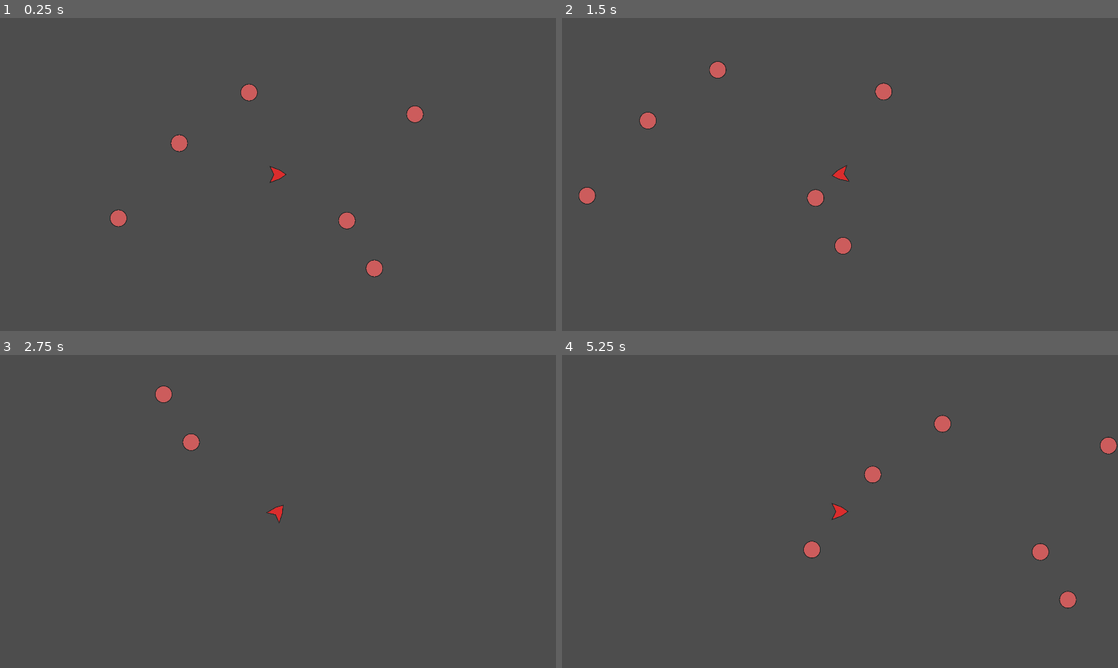
Above: before the commit, frames 1-4 (two rows, left to right).
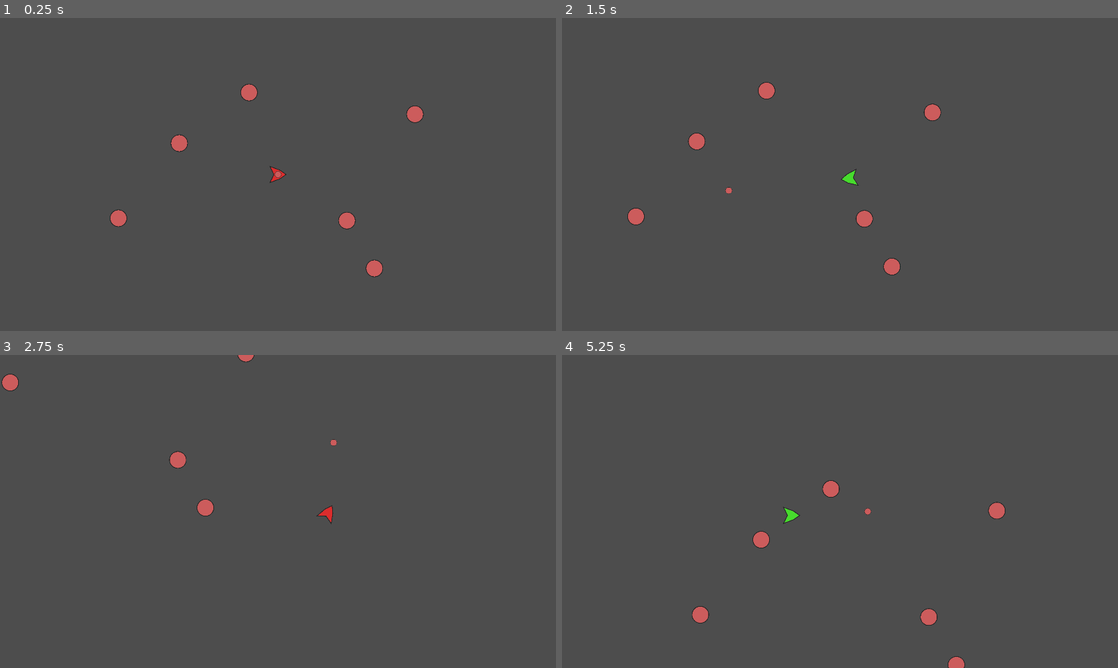
Above: after the commit, the same moments.

Repository: Tzeryushi/Blessed-Mode
Game: Godot game, scene res://Scenes/Main.tscn
The game is run twice, just before and just after one commit, with the same random seed, the same clock (stepped at 60 frames per second) and the same inputs.
Inputs (mouse positions are in pixels of both pictures, inside the frame that each line leads up to):
- Up to frame 1 (0.25 s): no input
- Up to frame 2 (1.5 s): tap Enter at 0.5 s; move the mouse to (962, 158) at 0.52 s; hold D (move_right) 0.53-1.28 s; hold Shift (shift_mode) 0.53-1.28 s; click (962, 158) at 0.8 s; move the mouse to (728, 190) at 1.27 s; hold S (move_down) from 1.28 s (still down); click (728, 190) at 1.35 s
- Up to frame 3 (2.75 s): tap Shift (shift_mode) at 1.55 s; move the mouse to (333, 442) at 2.02 s; release S (move_down) at 2.03 s; hold D (move_right) from 2.03 s (still down); hold Shift (shift_mode) from 2.03 s (still down); click (333, 442) at 2.3 s
- Up to frame 4 (5.25 s): move the mouse to (812, 574) at 2.77 s; release D (move_right) at 2.78 s; release Shift (shift_mode) at 2.78 s; hold W (move_up) 2.78-3.53 s; click (812, 574) at 2.85 s; tap Shift (shift_mode) at 3.05, 4.55 s; move the mouse to (1006, 558) at 3.52 s; hold Shift (shift_mode) 3.53-4.28 s; hold A (move_left) 3.53-5.03 s; click (1006, 558) at 3.8 s; move the mouse to (673, 464) at 4.27 s; click (673, 464) at 4.35 s; move the mouse to (867, 511) at 5.02 s; hold S (move_down) from 5.03 s (still down); hold Shift (shift_mode) from 5.03 s (still down)

The runs differ from the first frame. In frame 1, less than 0.1% of the frame differs, in the area x 49-51%, y 48-52%; in frame 2, 1.8%, in the area x 3-69%, y 13-83%; in frame 3, 0.9%; in frame 4, 1.8%.

Commit message:
Fleshed out swapping, fixed state bug

Diff:
--- a/Entities/Player/ModeManager.gd
+++ b/Entities/Player/ModeManager.gd
@@ -1,11 +1,44 @@
 class_name ModeManager
 extends Node
 
+#the first element of the swap array is the current mode.
+
 @export var swap_array : Array[ShipMode]
+@export var swap_timer : Timer
+@export var swap_cooldown : float = 0.07
+
+var can_swap : bool = true : set = set_mode_swap, get = can_mode_swap
+
+func _process(_delta) -> void:
+	pass
+	#if !can_swap:
+		#print(swap_timer.time_left)
+
+func init_modes(_player:Player) -> void:
+	for mode in swap_array:
+		mode.player = _player
 
 func get_ship_mode() -> ShipMode:
 	return swap_array.front()
 
 func swap_ship_mode() -> ShipMode:
+	if !can_swap:
+		return swap_array.front()
+	can_swap = false
+
+	swap_array.front().swap_out()
 	swap_array.push_back(swap_array.pop_front())
+	swap_array.front().swap_in()
 	return swap_array.front()
+
+func _on_swap_timer_timeout():
+	can_swap = true
+
+func can_mode_swap() -> bool:
+	return can_swap
+func set_mode_swap(value:bool) -> void:
+	swap_timer.stop()
+	can_swap = value
+	if !value:
+		swap_timer.wait_time = swap_cooldown
+		swap_timer.start()
--- a/Entities/Player/Player.gd
+++ b/Entities/Player/Player.gd
@@ -2,23 +2,22 @@
 extends Node2D
 
 #TODO:
-#Establish movement (states!)
-#Create modes and mode shifts
-#Create distinct mode behaviour
+#Create distinct mode behaviour - Shooting, movement, visual changes. Interactions with enemies later.
 #Flashy stuff and animations
 
 #states will govern movement systems and things like invincibility
 #the way these states are interpreted will be defined by the modes being passed to the player
 
-
+@export_category("Manager References")
 @export var state_manager : PlayerStateManager
 @export var mode_manager : ModeManager
 
-#deprecated, phase out
-@export var health : int = 1: get = get_health, set = set_health
-@export var acceleration : float = 30.0
-@export var decceleration : float = 10.0
-@export var max_movement_speed : float = 600.0
+@export_category("Camera Propeties")
+@export var player_camera : Camera2D
+@export_range(0.0, 1.0, 0.05) var cursor_ratio: float
+
+@export_category("Ship Properties")
+@export var health : int = 10: get = get_health, set = set_health
 
 #onreadies, pay attention to pathing
 @onready var sprite = $PlayerSprite
@@ -34,6 +33,7 @@
 func _ready() -> void:
 	current_ship_mode = mode_manager.get_ship_mode()
 	state_manager.init_state(self)
+	mode_manager.init_modes(self)
 
 func _unhandled_input(_event) -> void:
 	if _event is InputEventMouseMotion:
@@ -48,12 +48,12 @@
 
 func _physics_process(_delta) -> void:
 	state_manager.process_physics(_delta)
-	current_ship_mode.process_physics(_delta, self)
+	current_ship_mode.process_physics(_delta)
 
 func idle(_delta:float) -> void:
-	current_ship_mode.idle(_delta, self)
+	current_ship_mode.idle(_delta)
 func move(_direction:Vector2, _delta:float) -> void:
-	current_ship_mode.move(_direction, _delta, self)
+	current_ship_mode.move(_direction, _delta)
 func shoot(_direction:Vector2) -> void:
 	#toggles on shooting status if not already on. Ship modes decide behaviour.
 	if !is_shooting:
@@ -61,6 +61,7 @@
 func special_action(_direction:Vector2, _mouse_location:Vector2) -> void:
 	pass
 func shift_mode() -> void:
+	#print("shift hit")
 	current_ship_mode = mode_manager.swap_ship_mode()
 
 func get_health() -> int:
--- a/Entities/Player/Player.tscn
+++ b/Entities/Player/Player.tscn
@@ -1,33 +1,27 @@
-[gd_scene load_steps=12 format=3 uid="uid://ds7bcbfgwevuw"]
+[gd_scene load_steps=15 format=3 uid="uid://ds7bcbfgwevuw"]
 
 [ext_resource type="Script" path="res://Entities/Player/Player.gd" id="1_xoc56"]
 [ext_resource type="Script" path="res://Entities/Player/States/PlayerStateManager.gd" id="2_6hjy0"]
-[ext_resource type="Texture2D" uid="uid://dar6qfufss5my" path="res://Entities/Player/PlayerSprites/RedProto.svg" id="2_gaso7"]
+[ext_resource type="SpriteFrames" uid="uid://bam4o0be7jx0h" path="res://Entities/Player/PlayerSprites/RedSpriteFrames.tres" id="2_x5h3b"]
 [ext_resource type="Script" path="res://Entities/Player/States/IdleState.gd" id="3_itbs4"]
 [ext_resource type="Script" path="res://Entities/Player/ShipModes/RedMode.gd" id="4_5e48n"]
 [ext_resource type="Script" path="res://Entities/Player/States/MoveState.gd" id="4_rbr0h"]
 [ext_resource type="Script" path="res://Entities/Player/ModeManager.gd" id="6_absnu"]
 [ext_resource type="Script" path="res://Entities/Player/BlueMode.gd" id="7_qbroj"]
 [ext_resource type="Script" path="res://Entities/Player/GreenMode.gd" id="8_3rm7t"]
+[ext_resource type="SpriteFrames" uid="uid://blxt3ycyrxym1" path="res://Entities/Player/PlayerSprites/GreenSpriteFrames.tres" id="9_2ghl3"]
+[ext_resource type="SpriteFrames" uid="uid://d01oxu78mo703" path="res://Entities/Player/PlayerSprites/BlueSpriteFrames.tres" id="11_47w8v"]
+[ext_resource type="Script" path="res://Entities/Player/Reticle.gd" id="12_rg2be"]
+[ext_resource type="Texture2D" uid="uid://gwe475foxqna" path="res://Entities/Flock/FlockSprites/PlaceHolderEnemy.svg" id="13_unq7x"]
 
 [sub_resource type="CircleShape2D" id="CircleShape2D_ftxv2"]
 radius = 15.0333
 
-[sub_resource type="SpriteFrames" id="SpriteFrames_qx6ur"]
-animations = [{
-"frames": [{
-"duration": 1.0,
-"texture": ExtResource("2_gaso7")
-}],
-"loop": true,
-"name": &"default",
-"speed": 5.0
-}]
-
-[node name="Player" type="CharacterBody2D" node_paths=PackedStringArray("state_manager", "mode_manager")]
+[node name="Player" type="CharacterBody2D" node_paths=PackedStringArray("state_manager", "mode_manager", "player_camera") groups=["player"]]
 script = ExtResource("1_xoc56")
 state_manager = NodePath("StateManager")
 mode_manager = NodePath("ModeManager")
+player_camera = NodePath("PlayerCamera")
 
 [node name="CollisionShape2D" type="CollisionShape2D" parent="."]
 shape = SubResource("CircleShape2D_ftxv2")
@@ -35,7 +29,7 @@
 [node name="PlayerSprite" type="AnimatedSprite2D" parent="."]
 rotation = 1.57079
 scale = Vector2(0.0929535, 0.0929535)
-sprite_frames = SubResource("SpriteFrames_qx6ur")
+sprite_frames = ExtResource("2_x5h3b")
 
 [node name="StateManager" type="Node" parent="." node_paths=PackedStringArray("first_state")]
 script = ExtResource("2_6hjy0")
@@ -49,23 +43,45 @@
 script = ExtResource("4_rbr0h")
 idle_state = NodePath("../IdleState")
 
-[node name="ModeManager" type="Node" parent="." node_paths=PackedStringArray("swap_array")]
+[node name="ModeManager" type="Node" parent="." node_paths=PackedStringArray("swap_array", "swap_timer")]
 script = ExtResource("6_absnu")
 swap_array = [NodePath("Red"), NodePath("Green"), NodePath("Blue")]
+swap_timer = NodePath("SwapTimer")
 
 [node name="Red" type="Node" parent="ModeManager"]
 script = ExtResource("4_5e48n")
 acceleration = 60.0
 decceleration = 8.0
 max_movement_speed = 1000.0
+ship_sprites = ExtResource("2_x5h3b")
+mode_name = "Red"
 
 [node name="Green" type="Node" parent="ModeManager"]
 script = ExtResource("8_3rm7t")
 acceleration = 15.0
 decceleration = 15.0
-max_movement_speed = 300.0
+max_movement_speed = 250.0
+ship_sprites = ExtResource("9_2ghl3")
+mode_name = "Green"
 
 [node name="Blue" type="Node" parent="ModeManager"]
 script = ExtResource("7_qbroj")
+acceleration = 35.0
+decceleration = 15.0
+ship_sprites = ExtResource("11_47w8v")
+mode_name = "Blue"
 
-[node name="Camera2D" type="Camera2D" parent="."]
+[node name="SwapTimer" type="Timer" parent="ModeManager"]
+one_shot = true
+
+[node name="PlayerCamera" type="Camera2D" parent="."]
+position_smoothing_enabled = true
+
+[node name="Reticle" type="Node2D" parent="."]
+script = ExtResource("12_rg2be")
+
+[node name="Sprite2D" type="Sprite2D" parent="Reticle"]
+scale = Vector2(0.035982, 0.035982)
+texture = ExtResource("13_unq7x")
+
+[connection signal="timeout" from="ModeManager/SwapTimer" to="ModeManager" method="_on_swap_timer_timeout"]
--- /dev/null
+++ b/Entities/Player/PlayerSprites/BlueSpriteFrames.tres
@@ -0,0 +1,14 @@
+[gd_resource type="SpriteFrames" load_steps=2 format=3 uid="uid://d01oxu78mo703"]
+
+[ext_resource type="Texture2D" uid="uid://vyljcp0htyju" path="res://Entities/Player/PlayerSprites/BlueProto.svg" id="1_dspfp"]
+
+[resource]
+animations = [{
+"frames": [{
+"duration": 1.0,
+"texture": ExtResource("1_dspfp")
+}],
+"loop": true,
+"name": &"default",
+"speed": 5.0
+}]
--- /dev/null
+++ b/Entities/Player/PlayerSprites/GreenSpriteFrames.tres
@@ -0,0 +1,14 @@
+[gd_resource type="SpriteFrames" load_steps=2 format=3 uid="uid://blxt3ycyrxym1"]
+
+[ext_resource type="Texture2D" uid="uid://cu778wu5avocm" path="res://Entities/Player/PlayerSprites/GreenProto.svg" id="1_go6g1"]
+
+[resource]
+animations = [{
+"frames": [{
+"duration": 1.0,
+"texture": ExtResource("1_go6g1")
+}],
+"loop": true,
+"name": &"default",
+"speed": 5.0
+}]
--- /dev/null
+++ b/Entities/Player/PlayerSprites/RedSpriteFrames.tres
@@ -0,0 +1,14 @@
+[gd_resource type="SpriteFrames" load_steps=2 format=3 uid="uid://bam4o0be7jx0h"]
+
+[ext_resource type="Texture2D" uid="uid://dar6qfufss5my" path="res://Entities/Player/PlayerSprites/RedProto.svg" id="1_ras0d"]
+
+[resource]
+animations = [{
+"frames": [{
+"duration": 1.0,
+"texture": ExtResource("1_ras0d")
+}],
+"loop": true,
+"name": &"default",
+"speed": 5.0
+}]
--- /dev/null
+++ b/Entities/Player/Reticle.gd
@@ -0,0 +1,12 @@
+extends Node2D
+
+
+# Called when the node enters the scene tree for the first time.
+func _ready():
+	pass # Replace with function body.
+
+
+# Called every frame. 'delta' is the elapsed time since the previous frame.
+func _process(delta):
+	global_position = get_global_mouse_position()
+	pass
--- a/Entities/Player/ShipModes/ShipMode.gd
+++ b/Entities/Player/ShipModes/ShipMode.gd
@@ -5,25 +5,32 @@
 @export var acceleration : float = 30.0
 @export var decceleration : float = 10.0
 @export var max_movement_speed : float = 600.0
-@export var ship_sprites : AnimatedSprite2D
+@export var shoot_cooldown : float = 0.3
+@export var ship_sprites : SpriteFrames
 
+@export var mode_name : String = "Default Mode"
 #contains "prototype" functions for state-called actions
+
+var player : Player	#set by mode manager
 
 #boilerplate funcs
 func swap_in() -> void:
+	#print("Swapped in ", mode_name)
+	player.sprite.sprite_frames = ship_sprites
 	pass
 func swap_out() -> void:
+	#print("Swapped out ", mode_name)
 	pass
 func process_frame(_delta:float) -> void:
 	pass
-func process_physics(_delta:float, player:Player) -> void:
+func process_physics(_delta:float) -> void:
 	player.move_and_slide()
 
 #action funcs
-func idle(_delta:float, player:Player) -> void:
+func idle(_delta:float) -> void:
 	player.velocity.x = move_toward(player.velocity.x, 0, decceleration)
 	player.velocity.y = move_toward(player.velocity.y, 0, decceleration)
-func move(_direction:Vector2, _delta:float, player:Player) -> void:
+func move(_direction:Vector2, _delta:float) -> void:
 	player.velocity.x = move_toward(player.velocity.x, max_movement_speed*_direction.x, acceleration)
 	player.velocity.y = move_toward(player.velocity.y, max_movement_speed*_direction.y, acceleration)
 func shoot(_direction:Vector2, _mouse_location:Vector2) -> void:
--- a/Entities/Player/States/IdleState.gd
+++ b/Entities/Player/States/IdleState.gd
@@ -7,10 +7,11 @@
 func process_input(_event:InputEvent) -> PlayerState:
 	if Input.is_action_just_pressed("shoot"):
 		player.shoot(Vector2.ZERO)
-	if Input.is_action_pressed("shift_mode"):
+	if Input.is_action_just_pressed("shift_mode"):
 		player.shift_mode()
 	if Input.is_action_pressed("move_left") or Input.is_action_pressed("move_right") or Input.is_action_pressed("move_up") or Input.is_action_pressed("move_down"):
-		return move_state
+		if get_move_direction() != Vector2.ZERO:
+			return move_state
 	return null
 
 func process_physics(_delta:float) -> PlayerState:
--- a/Entities/Player/States/MoveState.gd
+++ b/Entities/Player/States/MoveState.gd
@@ -13,7 +13,7 @@
 func process_input(_event:InputEvent) -> PlayerState:
 	if Input.is_action_just_pressed("shoot"):
 		player.shoot(get_move_direction())
-	if Input.is_action_pressed("shift_mode"):
+	if Input.is_action_just_pressed("shift_mode"):
 		player.shift_mode()
 	return null
 
--- /dev/null
+++ b/Scenes/TestScenes/testing_room.gd
@@ -0,0 +1,10 @@
+extends Node2D
+
+
+# Called when the node enters the scene tree for the first time.
+func _ready():
+	DisplayServer.mouse_set_mode(DisplayServer.MOUSE_MODE_HIDDEN)
+
+# Called every frame. 'delta' is the elapsed time since the previous frame.
+func _process(delta):
+	pass
--- a/Scenes/TestScenes/testing_room.tscn
+++ b/Scenes/TestScenes/testing_room.tscn
@@ -1,9 +1,11 @@
-[gd_scene load_steps=3 format=3 uid="uid://6ii61ff3ecgs"]
+[gd_scene load_steps=4 format=3 uid="uid://6ii61ff3ecgs"]
 
+[ext_resource type="Script" path="res://Scenes/TestScenes/testing_room.gd" id="1_0mq1j"]
 [ext_resource type="PackedScene" uid="uid://ds7bcbfgwevuw" path="res://Entities/Player/Player.tscn" id="1_nee7j"]
 [ext_resource type="Texture2D" uid="uid://gwe475foxqna" path="res://Entities/Flock/FlockSprites/PlaceHolderEnemy.svg" id="2_bfl8r"]
 
 [node name="TestingRoom" type="Node2D"]
+script = ExtResource("1_0mq1j")
 
 [node name="Player" parent="." instance=ExtResource("1_nee7j")]
 
